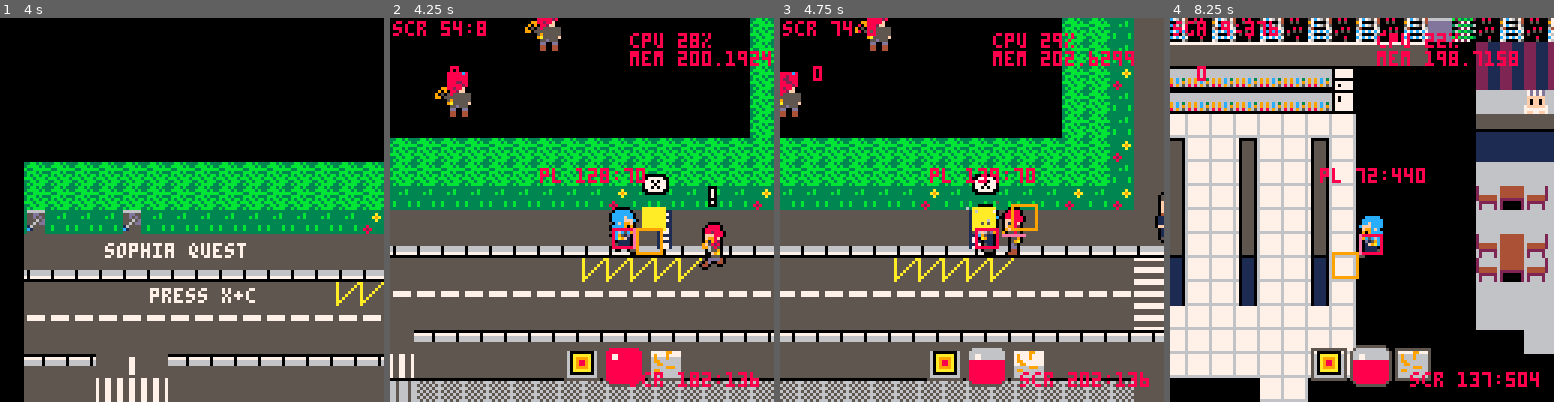
Above: before the commit, frames 1-4 (left to right).
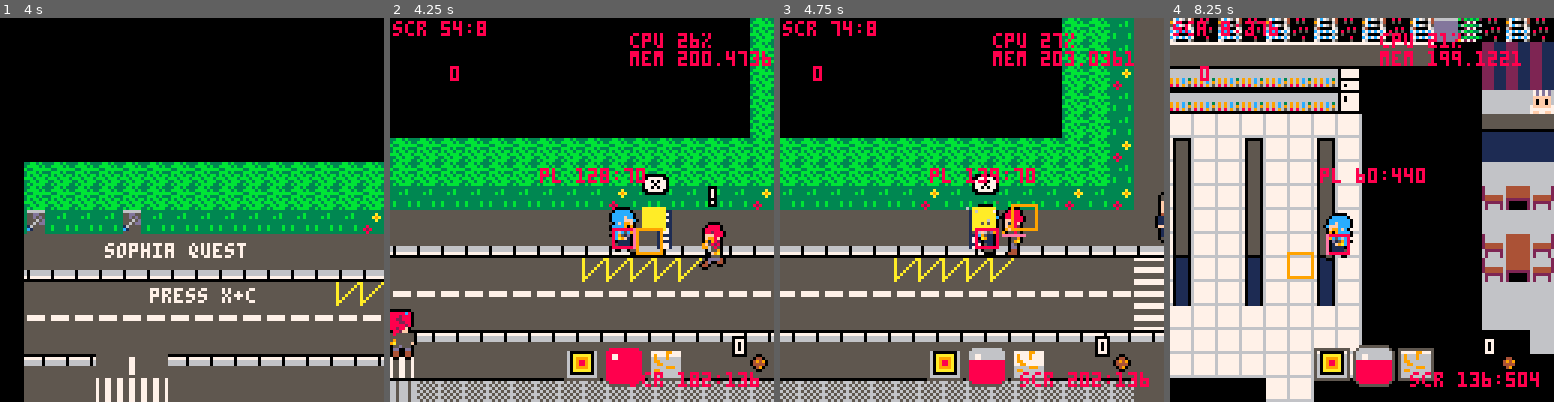
Above: after the commit, the same moments.

Repository: JasonHaenlin/pico-8-sophiaquest
Game: PICO-8 cartridge sophiaquest.p8
The game is run twice, just before and just after one commit, with the same random seed, the same clock (stepped at 60 frames per second) and the same inputs.
Inputs:
- Up to frame 1 (4 s): tap X (X key) at 0.33, 1.07, 1.85, 2.97 s; tap O (Z key) at 0.7, 1.7, 2.1, 2.5, 2.9, 3.3, 3.7 s; hold Right 1.6-2.1 s; hold Up 2.15-2.42 s; hold Right 2.47-3.03 s; hold Left 3.08-3.58 s; hold Down 3.63-3.97 s
- Up to frame 2 (4.25 s): hold Right from 4.02 s (still down); tap X (X key) at 4.08 s; tap O (Z key) at 4.1 s
- Up to frame 3 (4.75 s): tap O (Z key) at 4.5 s; release Right at 4.68 s; hold Up from 4.73 s (still down)
- Up to frame 4 (8.25 s): tap O (Z key) every 0.4 s from 4.9 to 8.1 s; release Up at 5.03 s; hold Left 5.08-5.68 s; tap X (X key) at 5.2, 6.32, 7.43 s; hold Down 5.73-6.03 s; hold Right 6.08-6.58 s; hold Right 6.63-7.13 s; hold Up 7.18-7.45 s; hold Right 7.5-8.07 s; hold Left from 8.12 s (still down)

Frame 1 is identical in both runs. In frame 2, 2.2% of the frame differs, in the area x 0-100%, y 0-93%; in frame 3, 1.4%; in frame 4, 24%, in the area x 0-100%, y 0-100%.

Commit message:
change the spawn of ennemies

Diff:
--- a/sophiaquest.p8
+++ b/sophiaquest.p8
@@ -55,6 +55,7 @@
  if(g_p)  then
   g_p.x = g_spawn.x
   g_p.y = g_spawn.y
+  g_p.current_area = area
  end
  set_map_delimiter(ca.map.x1, ca.map.y1, ca.map.x2, ca.map.y2)
 end
@@ -386,6 +387,8 @@
  g_p.anim = stay
  g_p.walk = make_anim(make_walk_anim(s))
  g_p.stay = make_anim(make_stay_anim(s))
+ g_p.coins = 0
+ g_p.current_area = 1
 end
 
 function make_ennemies(nb, aspr)
@@ -647,6 +650,11 @@
    sfx(2)
    del(g_actors,self)
   end
+  if(self.obj == "coin") then
+   g_p.coins += 1
+   sfx(2)
+   del(g_actors,self)
+  end
  end
 end
 
@@ -657,7 +665,7 @@
 end
 
 function controls_pl_inv(self)
- menu_selection(self)
+ menu_selection(self,#g_weapons)
  if (btnp(fire1)) then
   g_p.weapon = g_weapons[self.selected]
   g_p.cd = 10
@@ -666,7 +674,11 @@
 end
 
 function controls_tp(self)
- menu_selection(self)
+ local i = 0
+ for a in all(g_area) do
+  if(a.tag == busstop) i += 1
+ end
+ menu_selection(self,i)
  if (btnp(fire1)) then
   init_current_area(self.selected)
   g_p.cd = 10
@@ -674,11 +686,11 @@
  end
 end
 
-function menu_selection(self)
+function menu_selection(self,max)
   if (btnp(up) and self.selected > 1) then
   self.selected -= 1
  end
- if (btnp(down) and self.selected < #g_weapons) then
+ if (btnp(down) and self.selected < max) then
   self.selected += 1
  end
 end
@@ -1318,9 +1330,15 @@
 function draw_hud()
  draw_life(g_fp.x+60, g_fp.y+108)
  draw_skills(g_fp.x+60, g_fp.y+108)
+ draw_coins(g_fp.x+110, g_fp.y+112)
  for m in all(g_menus) do
   m:draw()
  end
+end
+
+function draw_coins(x, y)
+ spr(g_loots[2].s, x, y)
+ printoutline(g_p.coins,x-5,y-5,white)
 end
 
 function draw_life(bx, by)
@@ -1514,18 +1532,6 @@
  {5, 8, 8, 8, 8, 8, 8, 8, 8, 8, 8, 8, 8, 5},
  {0, 5, 8, 8, 8, 8, 8, 8, 8, 8, 8, 8, 5, 0},
  {0, 0, 5, 5, 5, 5, 5, 5, 5, 5, 5, 5, 0, 0}
-}
-
--- map items positions
-
-g_map_items = {
- {
-  name = "heal_potion",
-  spr = 118,
-  pos = {
-   {x = 201, y = 113}
-  }
- }
 }
 
 -- debug
@@ -1731,7 +1737,7 @@
 00000000000000000000000000000000000000000000000000000000000000007676000000000000000000000000000000000000000000272700000000000000
 00000000000000000000000000000000000000000000007676760000767676001576767676767676767676767676767676767676767600157676766575767600
 __gff__
-000080008000008080808080808000008000000080000080808080808000000080008080800000808080000000000000800080808000000002a000000080800000000080808080808000000000000000008000808080008080000000000000000000000080808080800000000000000085850505000000808080808000000000
+800080008000008080808080808000008000000080000080808080808000000080008080800000808080000000000000800080808000000002a000000080800000000080808080808000000000000000008000808080008080000000000000000000000080808080800000000000000085850505000000808080808000000000
 0000008080800000000000000000000500000080808000000000000000000000000000808080000000000000000000000000008080800000000000000000000000000000000000000000000000000000000000000000000000000000000000000000000000000000000000000000000000000000000000000000000000000000
 __map__
 000000000000000000000000000000000000000000000000000000000000000000000000000000000000000000000000000000000000000000000000000000000000000000000000000000000000000000171818070808080808080808080918181900000000002525252525003e3e3e3e3e3e3e007979790079797b7b797979
